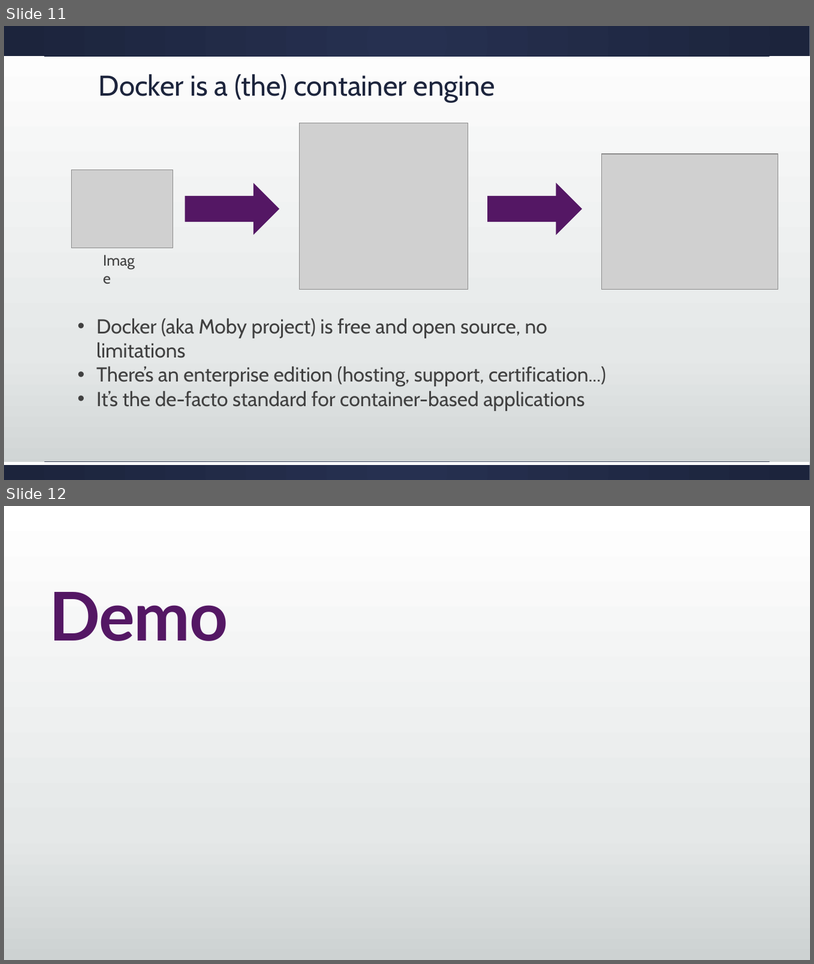
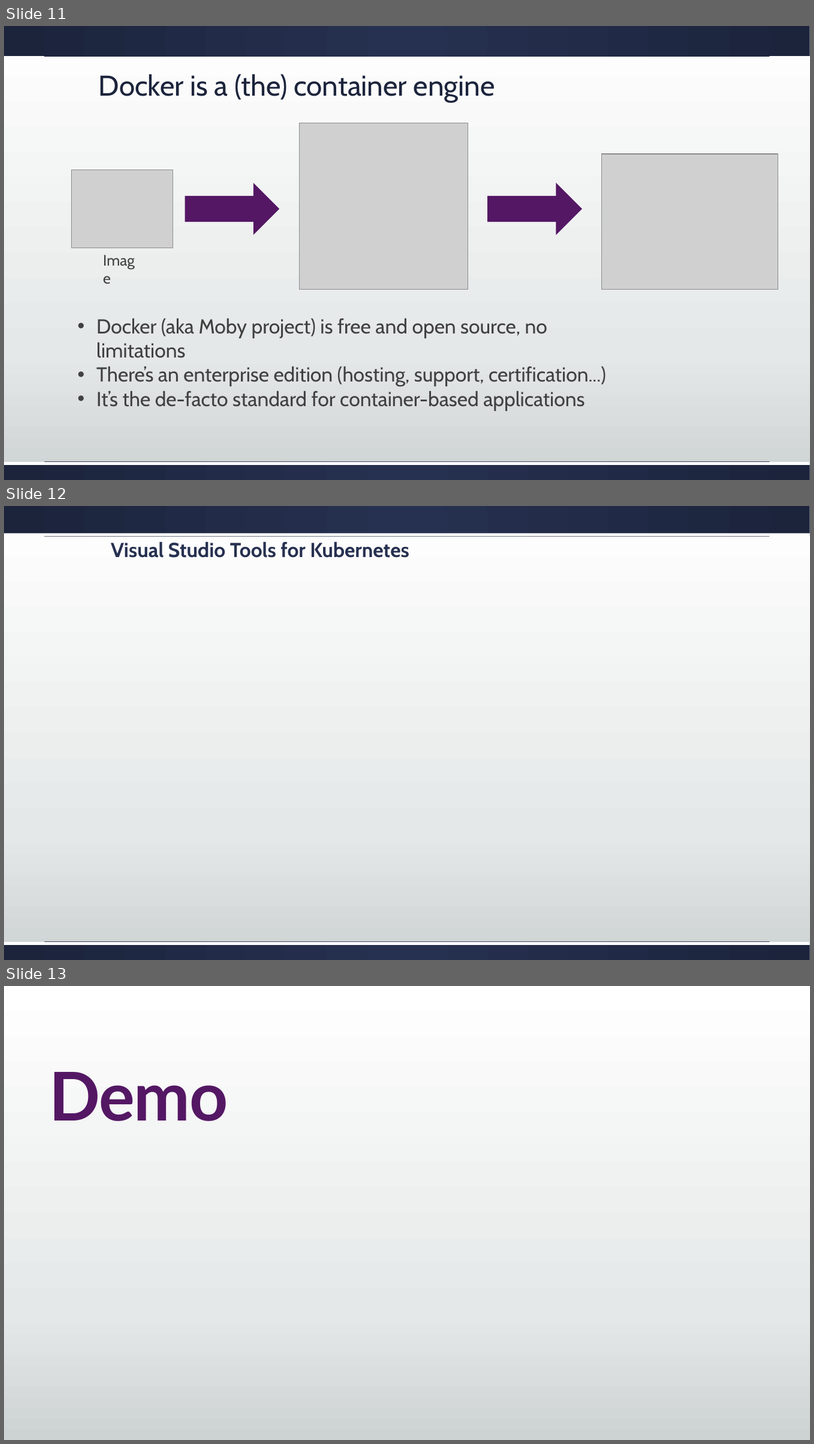
Before and after one commit to geffzhang/DockerStarted, a slide deck: dotnetcoredockerk8s.pptx. Shown one above the other, each under a label of ours: slides 11 and 12 before the commit, slides 11, 12 and 13 after it. The pictures are 814x964 and 814x1444 pixels, drawn with LibreOffice and Linux fonts; fonts in the diff are those of the drawing; grey boxes stand for pictures. Boxes give left, top, right and bottom in pixels: in the first picture for what was removed or moved away, otherwise in the second. Text is boxed around its words. In the diff, an @@ line names an element or a change of style, - is before the commit and + after.

```diff
--- a/dotnetcoredockerk8s.pptx
+++ b/dotnetcoredockerk8s.pptx
@@ slide 12 added at (4, 506, 810, 960), background gradient #FFFFFF to #E5E8E8 to #CDD2D2; not listed: 3 template elements that a slide beside it also shows @@
@@ rectangle added at (4, 533, 810, 536), fill #FFFFFF @@
@@ text added at (111, 541, 409, 558), 24 pt, text #263050, bold @@
+Visual Studio Tools for Kubernetes
@@ what was slide 12 is now slide 13 @@
```
Also in this commit, not shown: 12 other files.
